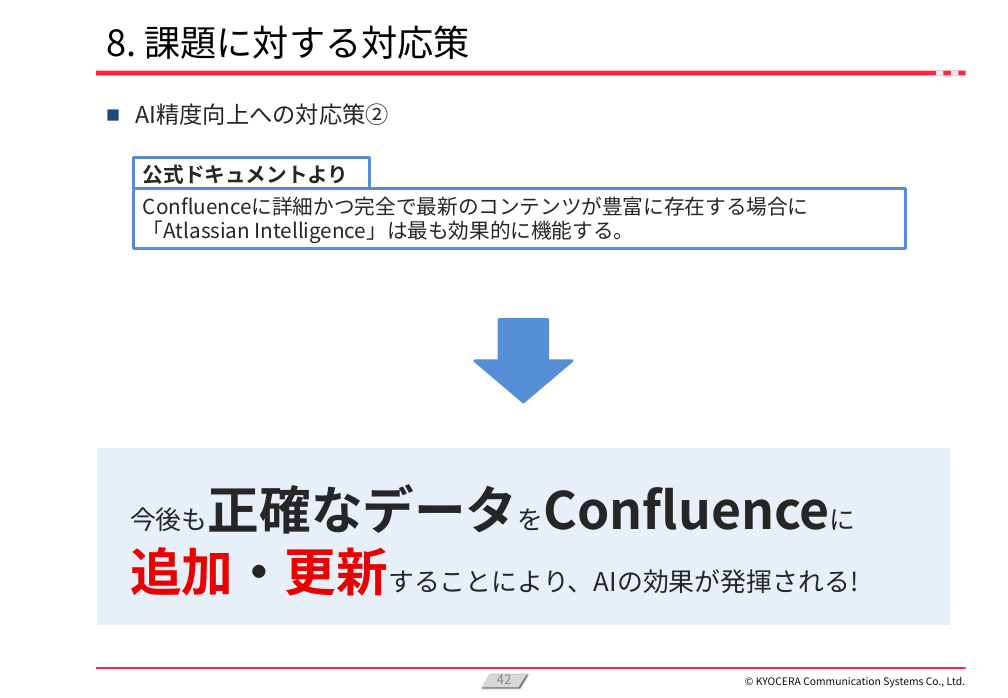
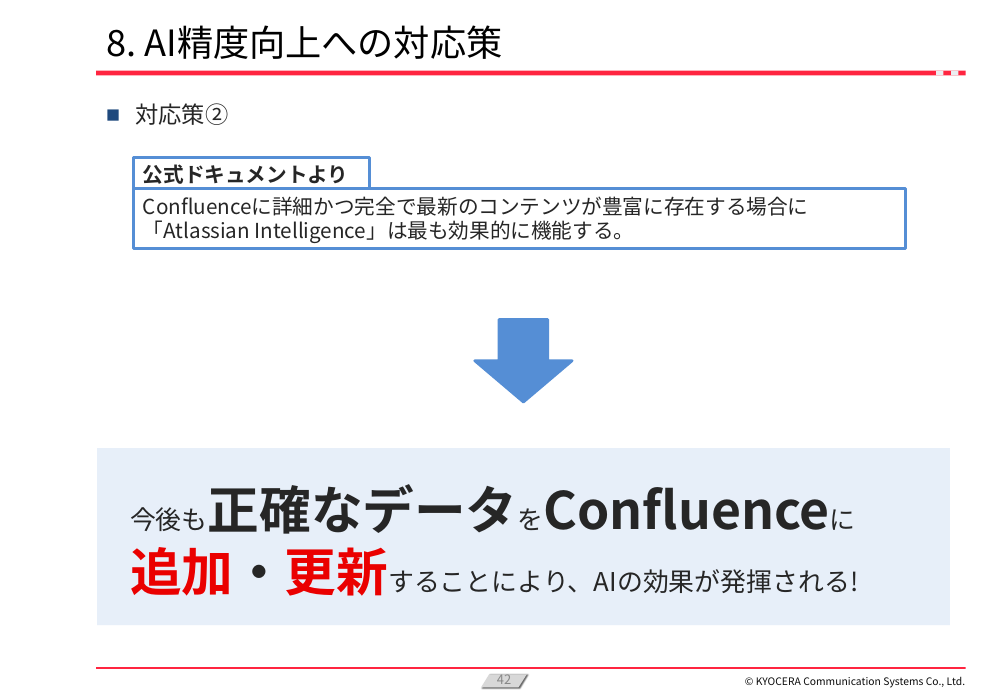
Before and after one commit to KanataOsako/SCSA, a slide deck: slide 42 of src/研究レポート/業務改善【大迫かなた】2024年予選会資料.pptx. Drawn at 1008x698 pixels with LibreOffice and Linux fonts; fonts in the diff are those of the drawing; background and template pictures are left out. Boxes give left, top, right and bottom in pixels: in the first picture for what was removed or moved away, otherwise in the second. Text is boxed around its words. In the diff, an @@ line names an element or a change of style, - is before the commit and + after.

```diff
--- a/src/研究レポート/業務改善【大迫かなた】2024年予選会資料.pptx
+++ b/src/研究レポート/業務改善【大迫かなた】2024年予選会資料.pptx
@@ title at <box>106,25,503,59</box>: text changed @@
-8. 課題に対する対応策
+8. AI精度向上への対応策
@@ text at <box>135,103,228,125</box>: text changed @@
-■ AI精度向上への対応策②
+■ 対応策②
```
Also in this commit, not shown: 29 other slides changed, 3 slides added, 1 slide removed, 1 other file.
